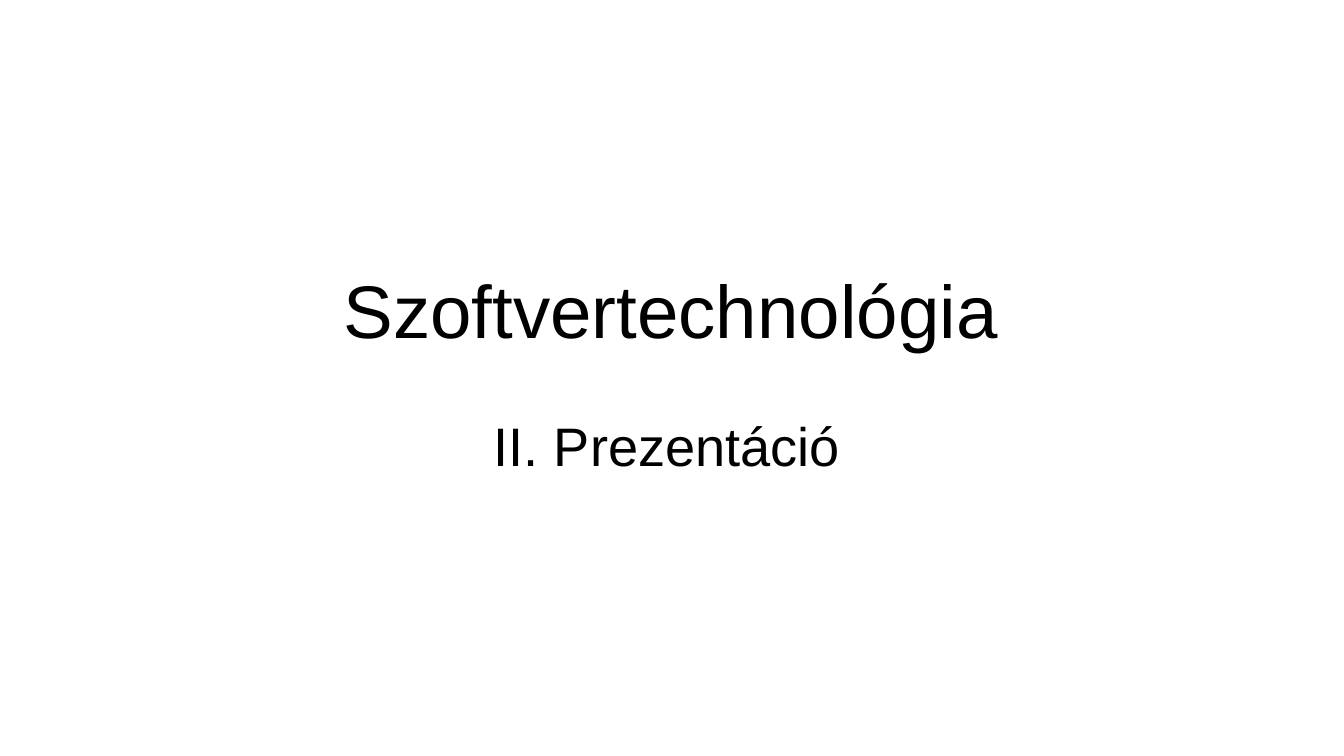
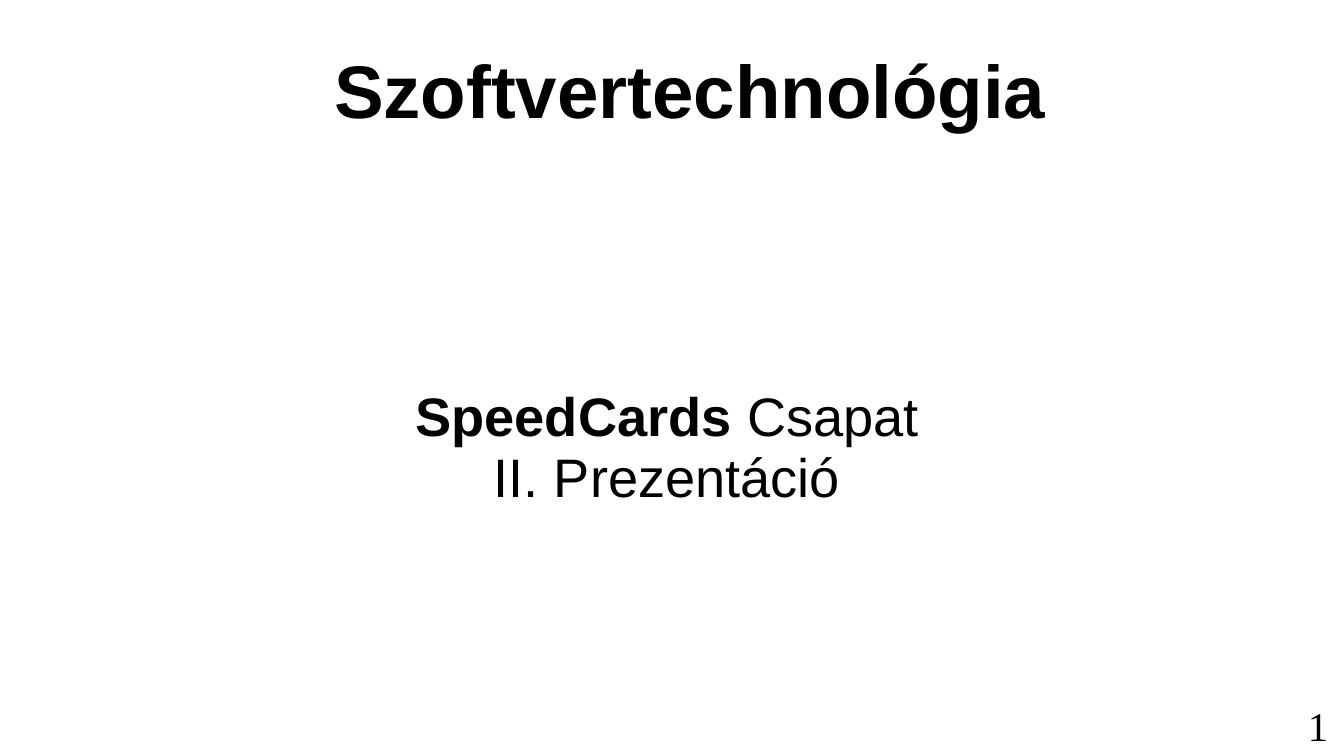
Before and after one commit to marcibaumel/SpeedCards, a slide deck: slide 1 of Mails/prezi2.ppt. Drawn at 1344x756 pixels with LibreOffice and Linux fonts; fonts in the diff are those of the drawing. Boxes give left, top, right and bottom in pixels: in the first picture for what was removed or moved away, otherwise in the second. Text is boxed around its words. In the diff, an @@ line names an element or a change of style, - is before the commit and + after.

```diff
--- a/Mails/prezi2.ppt
+++ b/Mails/prezi2.ppt
@@ title "Szoftvertechnológia": place and size @@
-title "Szoftvertechnológia" at (344, 283, 998, 352)
+title "Szoftvertechnológia" at (334, 63, 1045, 132)
@@ title "Szoftvertechnológia" at (334, 63, 1045, 132): bold on @@
@@ subtitle at (415, 396, 919, 446): paragraph added @@
+SpeedCards Csapat
@@ page number added at (1308, 714, 1328, 741), 24 pt, text #000000 @@
+1
```
Also in this commit, not shown: 10 slides added, 1 slide removed, 1 other file.
